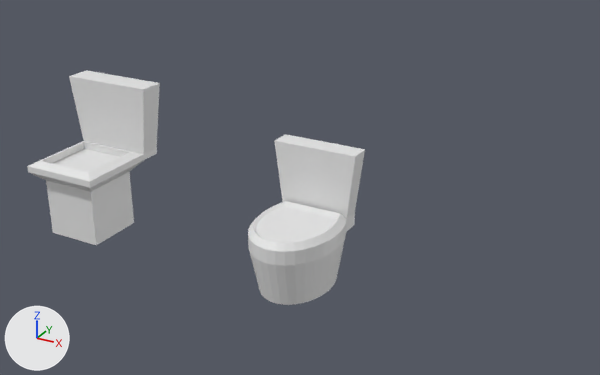
The Blender file INB Resources/Raw Assets/Blender/Toilet.blend as it was, and as the next commit left it.
Both versions are drawn from a 50 mm lens placed at (8.52, -15.38, 10.06), pointed at (-0.26, 0.59, 2.08). Lighting does not change. The marker at lower left points along +X, +Y and +Z.
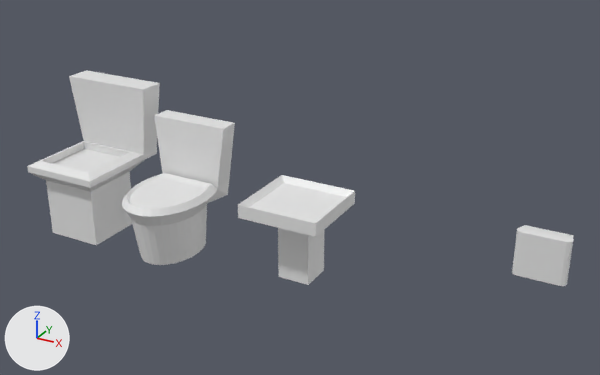
Pixel boxes (x1, y1, x2, y2) of what changed, in the pictures (600 x 375 px; the box of a moved part takes in the faces that stretch with it):
```json
{"object": "Cylinder", "change": "reshaped, moved", "before": [248, 134, 365, 305], "after": [122, 110, 235, 265], "on screen": "9% shorter"}
{"object": "Sink", "change": "added", "after": [238, 175, 355, 285]}
{"object": "Hand Drier", "change": "added", "after": [512, 225, 573, 286]}
{"part": 1, "of": "me_cylinder", "change": "moved or reshaped", "before": [248, 134, 365, 305], "after": [125, 110, 235, 265]}
```

Edits to the scene script, one JSON object a line:
```json
{"block": "me_cylinder", "where": "# used by ob_cylinder; location = (0.0, 0.0, 0.55)"}
{"op": "remove", "block": "me_cylinder", "code": "me_cylinder.from_pydata(...)  # 123 vertices, 102 faces; spans x -1.08..1.08, y -1.42..1.32, z -0.67..2.5"}
{"op": "add", "block": "me_cylinder", "code": "me_cylinder.from_pydata(...)  # 123 vertices, 102 faces; spans x -1.08..1.08, y -1.42..1.43, z -0.67..2.5"}
{"block": "me_cylinder", "change": "me_cylinder part 1: 52 of 123 vertices moved; they spanned x -1.08..1.08, y -1.42..1.32, z -0.67..2.5 and now span x -1.08..1.08, y -1.24..1.43, z -0.67..2.5; mean shift (0.0, 0.01, 0.0); largest move (0.88, 0.83, 0.51) -> (0.71, 0.58, 0.51)"}
{"op": "add", "block": "me_cube", "code": ["me_cube = bpy.data.meshes.new('Cube')", "me_cube.from_pydata(...)  # 32 vertices, 26 faces; spans x -1.0..1.0, y -0.36..0.53, z -1.0..0.79"]}
{"op": "add", "block": "me_cube_002", "code": ["me_cube_002 = bpy.data.meshes.new('Cube.002')", "me_cube_002.from_pydata(...)  # 24 vertices, 22 faces; spans x -1.0..1.0, y -1.0..1.0, z -13.8..1.4"]}
{"op": "set", "path": "ob_cylinder.location", "old": "(0.0, 0.0, 0.55)", "new": "(-3.7, 0.0, 0.55)"}
{"op": "add", "block": "ob_hand_drier", "code": ["ob_hand_drier = bpy.data.objects.new('Hand Drier', me_cube)", "ob_hand_drier.location = (5.66, 0.0, 2.12)", "ob_hand_drier.scale = (0.55, 0.55, 0.55)"]}
{"op": "add", "block": "ob_sink", "code": ["ob_sink = bpy.data.objects.new('Sink', me_cube_002)", "ob_sink.location = (0.0, 0.0, 1.91)", "ob_sink.scale = (1.0, 1.0, 0.138)"]}
```
